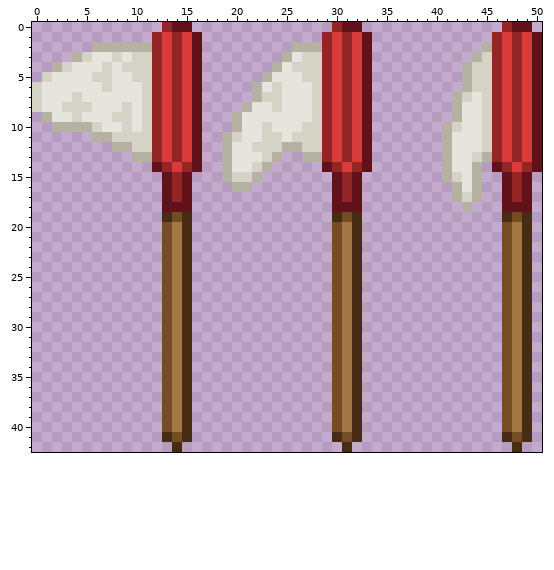
One commit to this pixel-art sprite: items/active/weapons/melee/miniknognet/lofty_irisil_miniknognet.png. Above, as it was before the edit.
The file is 51x43 pixels.
New version:
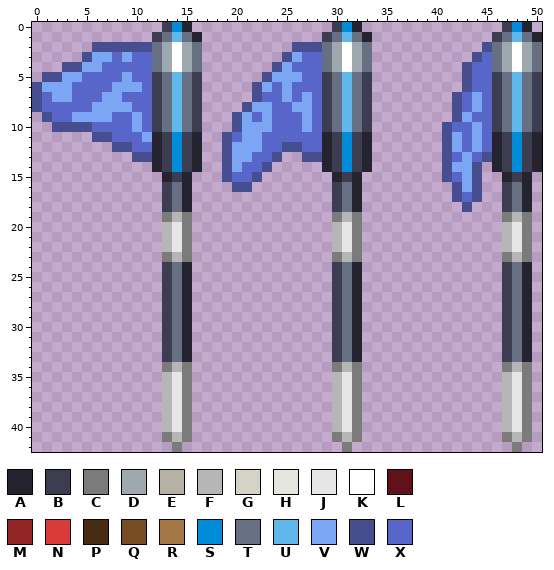
Palette (. is transparent): A #24232f  B #3d3d51  C #7b7b7b  D #9da8af  E #b5b2a3  F #b6b6b6  G #d5d3c5  H #e5e5de  J #e6e6e6  K #ffffff  L #601119  M #932625  N #d93a3a  P #472b13  Q #754c23  R #a47844  S #008cd9  T #676f83  U #60b8ea  V #7ba6f4  W #464e90  X #5865c9
What changed:
Changed rows in their new state; - is an unchanged pixel.
first column x 0:
 0 -------------BSA--------------BSA--------------BSA-
 1 ------------BTUTA------------BTUTA------------BTUTA
 2 ------WWWWWWTDKDT---------WWWTDKDT-----------WTDKDT
 3 ----.WVVXVXXTDKDT--------WVXXTDKDT----------WXTDKDT
 4 --.WWVVXXXXXTDKDT-------WVXXXTDKDT---------WXXTDKDT
 5 -WWVVXXXXVXXBTUTB------WVVVXXBTUTB---------WXXBTUTB
 6 WVVVXXXXVVVXBTUTB-----WVXVXXXBTUTB---------WXXBTUTB
 7 WXVVXXXVVXXXBTUTB-----WXXVXVXBTUTB--------WXVXBTUTB
 8 WXXXXXVVVVXXBTUTB----WVVXXVVXBTUTB--------WXVXBTUTB
 9 -WXXVVVVXXVXBTUTB---WVXVXXXVXBTUTB--------WVXXBTUTB
10 --WWWWXXXXVXBTUTB---WVVVXXXVXBTUTB-------WXXVXBTUTB
11 ------WWXXXVABSBA--WXVVXXXXXXABSBA-------WVXVXABSBA
12 --------WWXXABSBA--WVVVXXWWXXABSBA-------WVXVXABSBA
13 ----------WWABSBA--WVVXXW--WWABSBA-------WXVXWABSBA
14 ------------ABSBA--WVXXW-----ABSBA-------WVVW-ABSBA
15 -------------ABA---WXXW-------ABA--------WXVW--ABA-
16 -------------BTA----WW--------BTA---------WVW--BTA-
17 -------------BTA--------------BTA---------WXW--BTA-
18 -------------BTA--------------BTA----------W---BTA-
19 -------------CFC--------------CFC--------------CFC-
20 -------------FJC--------------FJC--------------FJC-
21 -------------FJC--------------FJC--------------FJC-
22 -------------FJC--------------FJC--------------FJC-
23 -------------CFC--------------CFC--------------CFC-
24 -------------BTA--------------BTA--------------BTA-
25 -------------BTA--------------BTA--------------BTA-
26 -------------BTA--------------BTA--------------BTA-
27 -------------BTA--------------BTA--------------BTA-
28 -------------BTA--------------BTA--------------BTA-
29 -------------BTA--------------BTA--------------BTA-
30 -------------BTA--------------BTA--------------BTA-
31 -------------BTA--------------BTA--------------BTA-
32 -------------BTA--------------BTA--------------BTA-
33 -------------BTA--------------BTA--------------BTA-
34 -------------CFC--------------CFC--------------CFC-
35 -------------FJC--------------FJC--------------FJC-
36 -------------FJC--------------FJC--------------FJC-
37 -------------FJC--------------FJC--------------FJC-
38 -------------FJC--------------FJC--------------FJC-
39 -------------FJC--------------FJC--------------FJC-
40 -------------FJC--------------FJC--------------FJC-
41 -------------CFC--------------CFC--------------CFC-
42 --------------C----------------C----------------C--
Boxes around the changes in both pictures, in picture pixels (x1, y1, x2, y2):
changed: (32, 22, 372, 452)
changed: (442, 22, 542, 452)
